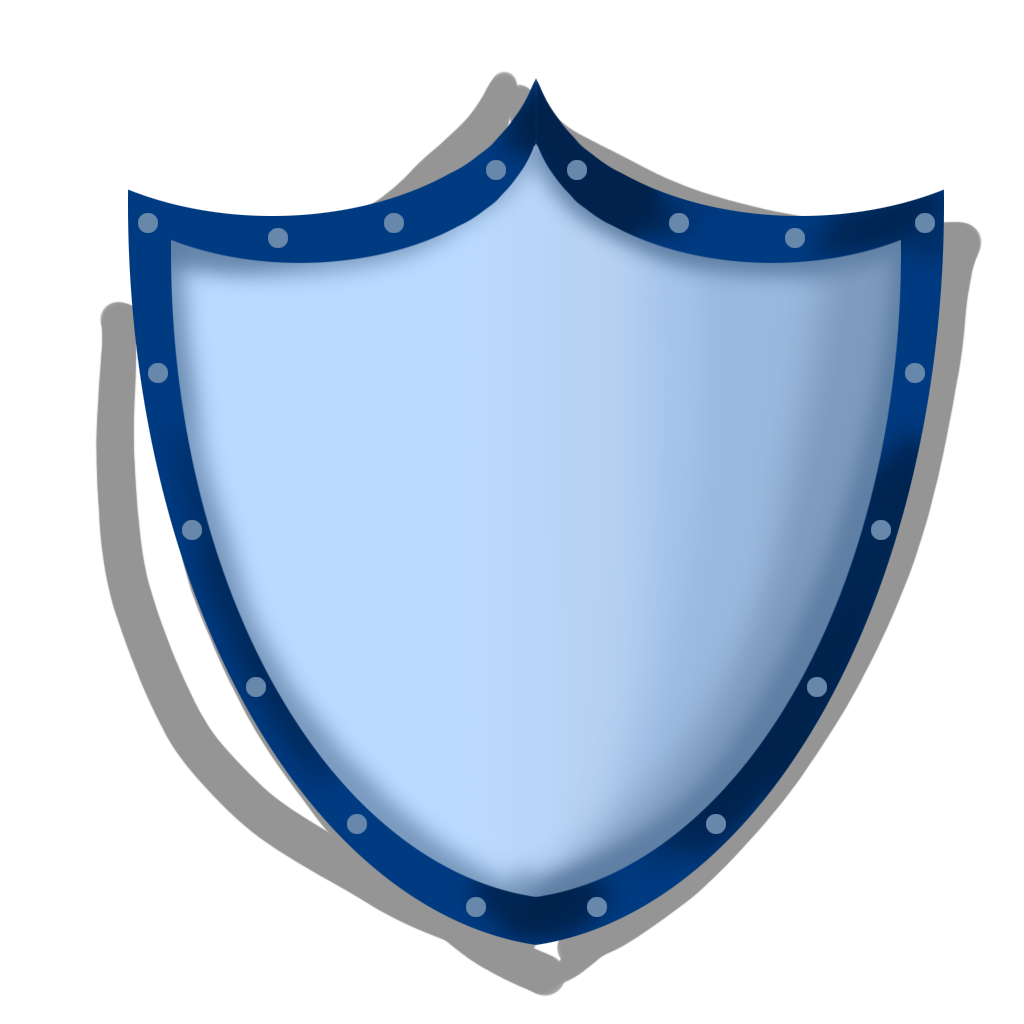
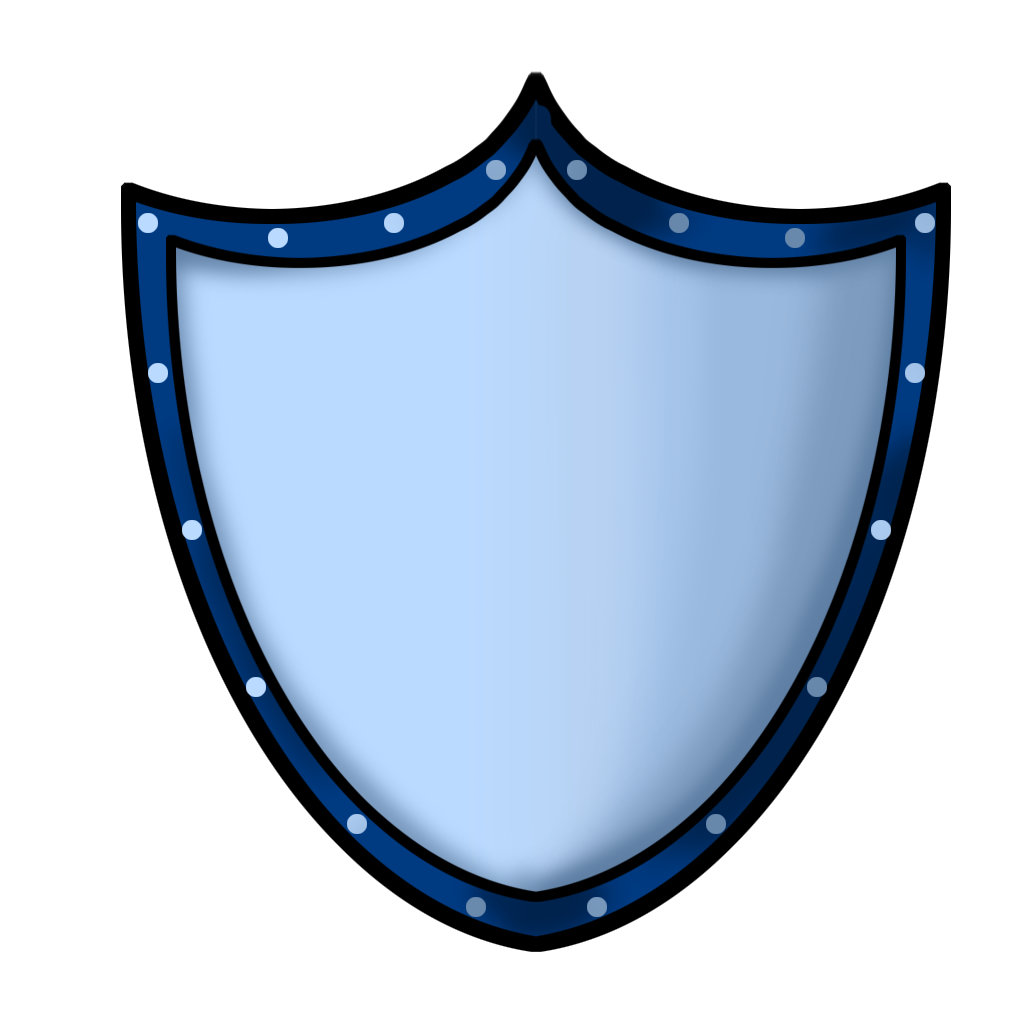
Layers edited between the first and the second 1024x1024 image:
removed group "그룹 1" (18 layers) over box(138, 160, 935, 917)
removed layer "레이어 3 복사 17" from group "그룹 1" over box(466, 897, 481, 917)
removed layer "레이어 3 복사 16" from group "그룹 1" over box(347, 814, 367, 834)
removed layer "레이어 3 복사 15" from group "그룹 1" over box(246, 677, 266, 697)
removed layer "레이어 3 복사 14" from group "그룹 1" over box(182, 520, 202, 540)
removed layer "레이어 3 복사 13" from group "그룹 1" over box(148, 363, 168, 383)
removed layer "레이어 3 복사 12" from group "그룹 1" over box(138, 213, 158, 233)
removed layer "레이어 3 복사 11" from group "그룹 1" over box(268, 228, 288, 248)
removed layer "레이어 3 복사 10" from group "그룹 1" over box(384, 213, 404, 233)
removed layer "레이어 3 복사 9" from group "그룹 1" over box(486, 160, 506, 180)
removed layer "레이어 3 복사 8" from group "그룹 1" over box(587, 897, 607, 917)
removed layer "레이어 3 복사 7" from group "그룹 1" over box(706, 814, 726, 834)
removed layer "레이어 3 복사 6" from group "그룹 1" over box(807, 677, 827, 697)
removed layer "레이어 3 복사 5" from group "그룹 1" over box(871, 520, 891, 540)
removed layer "레이어 3 복사 4" from group "그룹 1" over box(905, 363, 925, 383)
removed layer "레이어 3 복사 3" from group "그룹 1" over box(915, 213, 935, 233)
removed layer "레이어 3 복사 2" from group "그룹 1" over box(801, 233, 804, 242)
removed layer "레이어 3" from group "그룹 1" over box(567, 160, 587, 180)
added layer "그룹 1" above "레이어 5" over box(138, 160, 935, 917)
added layer "레이어 5" above "레이어 4" over box(166, 137, 906, 902)
added layer "레이어 4" above "레이어 2 복사 3" over box(121, 71, 951, 952)
removed layer "레이어 1" (was 61%) over box(95, 71, 983, 997)
